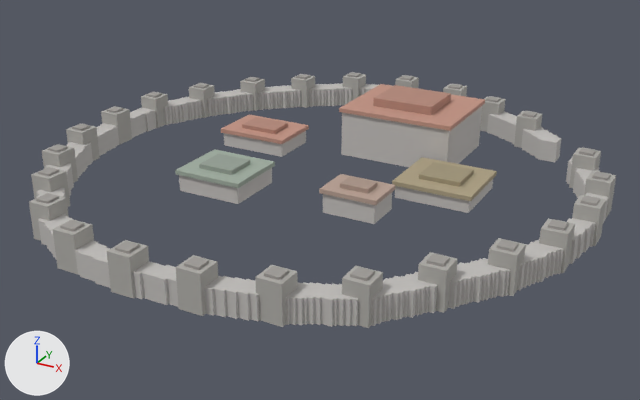
The glTF model assets/edificios/ciudad_castillo_real_1183_2684_01.glb, before and after one commit.
One viewpoint serves both versions: a 50 mm camera at (45.3, -79.8, 38.8) aimed at (1.0, 0.7, -1.5). The axes (+X, +Y, +Z) are drawn at lower left. The lights are the same throughout. The older version comes first. Vertices at exactly the same position are counted once.

The first picture shows 'ciudad_castillo_real_1183_2684'.
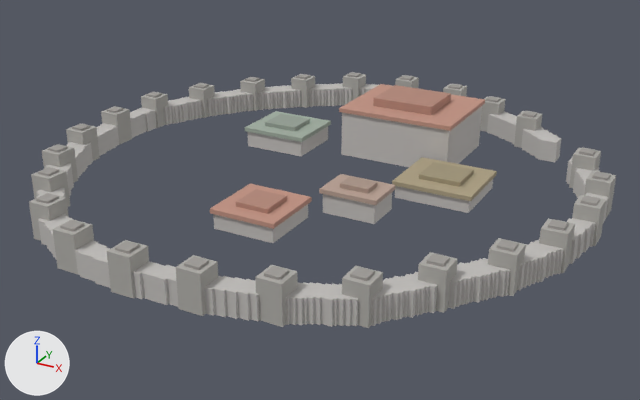
Edits to the scene script, one JSON object a line:
```json
{"block": "me_ciudad_castillo_real_1183_2684", "where": "me_ciudad_castillo_real_1183_2684.from_pydata(...)  # 3084 vertices, 4256 faces; spans x -30.5..31.5, y -28.8..34.5, z 0.0..7.0"}
{"block": "me_ciudad_castillo_real_1183_2684", "where": "# used by ob_ciudad_castillo_real_1183_2684; location = (0.0, 0.0, 0.0)"}
{"block": "me_ciudad_castillo_real_1183_2684", "change": "me_ciudad_castillo_real_1183_2684 part 1: the loose piece of 32 vertices spanning x -12.5..-4.2, y -7.8..-0.2, z 0.0..3.0 is moved by (-1.2, 15.8, 0.0)"}
{"block": "me_ciudad_castillo_real_1183_2684", "change": "me_ciudad_castillo_real_1183_2684 part 2: the loose piece of 32 vertices spanning x -16.5..-7.5, y 6.8..13.2, z 0.0..2.8 is scaled about its middle by (0.825, 1.16, 1), then moved by (12.3, -20.2, 0.0)"}
```

Pixel boxes (x1, y1, x2, y2) of what changed, in the pictures (640 x 400 px; the box of a moved part takes in the faces that stretch with it):
```json
{"part": 1, "of": "me_ciudad_castillo_real_1183_2684", "change": "moved or reshaped", "before": [175, 149, 275, 204], "after": [244, 111, 331, 156]}
{"part": 2, "of": "me_ciudad_castillo_real_1183_2684", "change": "moved or reshaped", "before": [221, 115, 309, 157], "after": [210, 184, 312, 243]}
```
